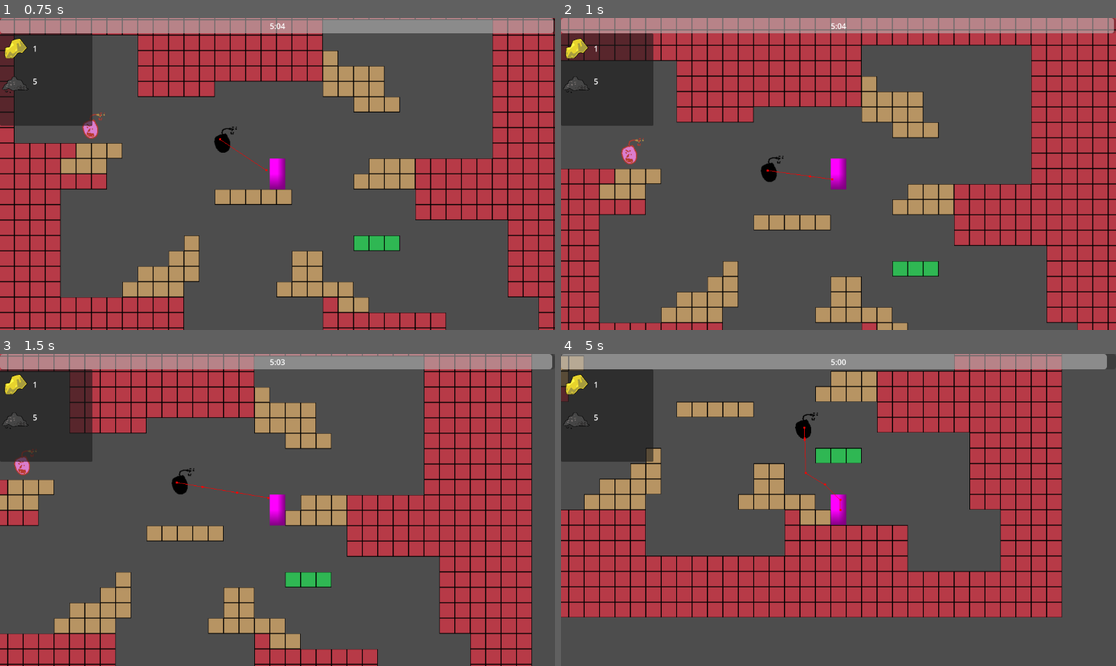
Above: before the commit, frames 1-4 (two rows, left to right).
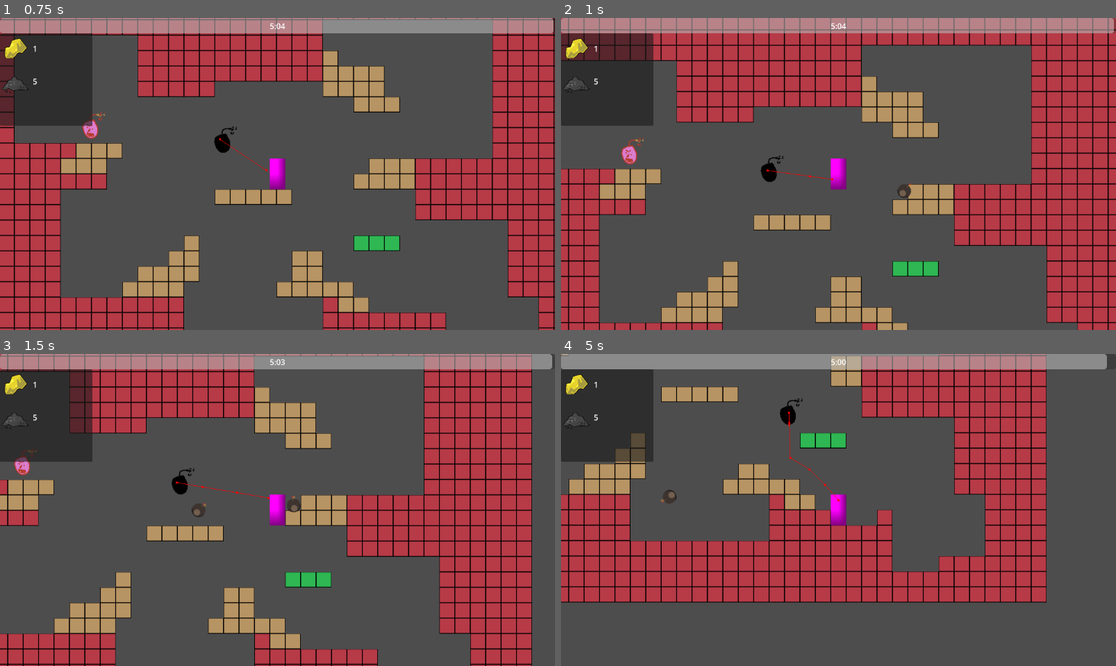
Above: after the commit, the same moments.

Repository: DevFTB/LD57
Game: Godot game, scene res://game.tscn
The game is run twice, just before and just after one commit, with the same random seed, the same clock (stepped at 60 frames per second) and the same inputs.
Inputs (mouse positions are in pixels of both pictures, inside the frame that each line leads up to):
- Up to frame 1 (0.75 s): move the mouse to (399, 158) at 0.52 s; hold D (move_right) from 0.53 s (still down); tap E (interact) at 0.6 s
- Up to frame 2 (1 s): keep holding D (move_right); tap W (jump) at 0.77 s; click (960, 158) at 0.8 s
- Up to frame 3 (1.5 s): keep holding D (move_right); move the mouse to (166, 525) at 1.27 s; click (166, 525) at 1.35 s
- Up to frame 4 (5 s): tap W (jump) at 1.52, 3.02, 3.77, 4.52 s; tap E (interact) at 1.55, 2.1, 3.05, 3.6, 4.55 s; move the mouse to (894, 441) at 2.02 s; release D (move_right) at 2.03 s; hold A (move_left) 2.03-2.78 s; click (894, 441) at 2.3 s; move the mouse to (810, 572) at 2.77 s; hold D (move_right) 2.78-4.28 s; click (810, 572) at 2.85 s; move the mouse to (1005, 556) at 3.52 s; click (1005, 556) at 3.8 s; move the mouse to (672, 463) at 4.27 s; hold A (move_left) from 4.28 s (still down); click (672, 463) at 4.35 s

Frame 1 is identical in both runs. In frame 2, less than 0.1% of the frame differs, in the area x 60-64%, y 53-58%; in frame 3, 0.2%; in frame 4, 19%, in the area x 0-91%, y 0-85%.

Commit message:
added throwable bombs

Diff:
--- a/entities/player/player.gd
+++ b/entities/player/player.gd
@@ -1,12 +1,36 @@
 extends GroundedCharacterController
 class_name Player
 
+class ThrowInitiatedEventData:
+    var position: Vector2
+    var impulse: Vector2
+    var bomb_scene: PackedScene
+
+
 signal interacted
+signal throw_initiated(data: ThrowInitiatedEventData)
+
+const THROWABLE_BOMB := preload("uid://do0g7votir2b4")
+
+@export var throw_force_curve: Curve
 
 @onready var inventory_component: InventoryComponent = $InventoryComponent
 
 func _physics_process(delta: float) -> void:
-	super._physics_process(delta)
+    super._physics_process(delta)
 
-	if Input.is_action_just_pressed("interact"):
-		interacted.emit()
+    if Input.is_action_just_pressed("interact"):
+        interacted.emit()
+
+    if Input.is_action_just_pressed("throw"):
+        initiate_throw()
+
+func initiate_throw() -> void:
+    var direction := global_position.direction_to(get_global_mouse_position())
+
+    var data := ThrowInitiatedEventData.new()
+    data.position = global_position
+    data.impulse = direction.normalized() * throw_force_curve.sample_baked(1.0)
+    data.bomb_scene = THROWABLE_BOMB
+
+    throw_initiated.emit(data)
--- a/entities/player/player.tscn
+++ b/entities/player/player.tscn
@@ -1,8 +1,13 @@
-[gd_scene load_steps=6 format=3 uid="uid://be4tedtvsf8on"]
+[gd_scene load_steps=7 format=3 uid="uid://be4tedtvsf8on"]
 
 [ext_resource type="Script" uid="uid://uex2tapn1k1y" path="res://entities/player/player.gd" id="1_merdl"]
 [ext_resource type="Script" uid="uid://3o156l3yjpoa" path="res://entities/player/inventory_component.gd" id="2_sglur"]
 [ext_resource type="Resource" uid="uid://ctoa5b8j1n1x3" path="res://entities/player/player_inventory.tres" id="3_sglur"]
+
+[sub_resource type="Curve" id="Curve_sglur"]
+_limits = [10.0, 1000.0, 0.0, 1.0]
+_data = [Vector2(0, 10), 0.0, 0.0, 0, 0, Vector2(1, 1000), 0.0, 0.0, 0, 0]
+point_count = 2
 
 [sub_resource type="PlaceholderTexture2D" id="PlaceholderTexture2D_mwb40"]
 
@@ -11,7 +16,9 @@
 height = 63.0
 
 [node name="Player" type="CharacterBody2D"]
+collision_layer = 2
 script = ExtResource("1_merdl")
+throw_force_curve = SubResource("Curve_sglur")
 
 [node name="Sprite2D" type="Sprite2D" parent="."]
 position = Vector2(-4.76837e-07, 0)
--- /dev/null
+++ b/entities/throwables/bomb/throwable_bomb.gd
@@ -0,0 +1,25 @@
+extends RigidBody2D
+class_name ThrowableBomb
+
+signal exploded
+
+@export var explosion_radius: int = 1
+
+@onready var animation_player: AnimationPlayer = $AnimationPlayer
+
+@onready var explosion_timer: Timer = $ExplosionTimer
+
+func _ready() -> void:
+#    body_entered.connect(_on_body_entered)
+    explosion_timer.timeout.connect(explode)
+    explosion_timer.start()
+
+# func _on_body_entered(body: Node2D) -> void:
+#     if body is TileMapLayer:
+#         #var tilemap := body as TileMapLayer
+#         explode()
+#     pass
+
+func explode() -> void:
+    exploded.emit()
+    animation_player.play("explode")
--- /dev/null
+++ b/entities/throwables/bomb/throwable_bomb.tscn
@@ -0,0 +1,77 @@
+[gd_scene load_steps=7 format=3 uid="uid://do0g7votir2b4"]
+
+[ext_resource type="Script" uid="uid://cn3mhruacmrcu" path="res://entities/throwables/bomb/throwable_bomb.gd" id="1_0uh64"]
+[ext_resource type="Texture2D" uid="uid://c0nbm2a4tsd3w" path="res://entities/throwables/bomb/throwable_bomb.png" id="1_8r0un"]
+
+[sub_resource type="CircleShape2D" id="CircleShape2D_j5wjh"]
+
+[sub_resource type="Animation" id="Animation_0uh64"]
+resource_name = "explode"
+tracks/0/type = "method"
+tracks/0/imported = false
+tracks/0/enabled = true
+tracks/0/path = NodePath(".")
+tracks/0/interp = 1
+tracks/0/loop_wrap = true
+tracks/0/keys = {
+"times": PackedFloat32Array(1),
+"transitions": PackedFloat32Array(1),
+"values": [{
+"args": [],
+"method": &"queue_free"
+}]
+}
+tracks/1/type = "value"
+tracks/1/imported = false
+tracks/1/enabled = true
+tracks/1/path = NodePath(".:visible")
+tracks/1/interp = 1
+tracks/1/loop_wrap = true
+tracks/1/keys = {
+"times": PackedFloat32Array(0),
+"transitions": PackedFloat32Array(1),
+"update": 1,
+"values": [false]
+}
+
+[sub_resource type="Animation" id="Animation_o053b"]
+length = 0.001
+tracks/0/type = "value"
+tracks/0/imported = false
+tracks/0/enabled = true
+tracks/0/path = NodePath(".:visible")
+tracks/0/interp = 1
+tracks/0/loop_wrap = true
+tracks/0/keys = {
+"times": PackedFloat32Array(0),
+"transitions": PackedFloat32Array(1),
+"update": 1,
+"values": [true]
+}
+
+[sub_resource type="AnimationLibrary" id="AnimationLibrary_o053b"]
+_data = {
+&"RESET": SubResource("Animation_o053b"),
+&"explode": SubResource("Animation_0uh64")
+}
+
+[node name="ThrowableBomb" type="RigidBody2D"]
+collision_layer = 16
+contact_monitor = true
+max_contacts_reported = 1
+script = ExtResource("1_0uh64")
+explosion_radius = 2
+
+[node name="CollisionShape2D" type="CollisionShape2D" parent="."]
+shape = SubResource("CircleShape2D_j5wjh")
+
+[node name="Sprite2D" type="Sprite2D" parent="."]
+texture = ExtResource("1_8r0un")
+
+[node name="AnimationPlayer" type="AnimationPlayer" parent="."]
+libraries = {
+&"": SubResource("AnimationLibrary_o053b")
+}
+
+[node name="ExplosionTimer" type="Timer" parent="."]
+one_shot = true
--- a/game.tscn
+++ b/game.tscn
@@ -3,6 +3,7 @@
 [ext_resource type="PackedScene" uid="uid://be4tedtvsf8on" path="res://entities/player/player.tscn" id="1_80nbo"]
 [ext_resource type="Script" uid="uid://bmkwbjas0ep82" path="res://systems/moab/moab_explosion_system.gd" id="1_j5wjh"]
 [ext_resource type="TileSet" uid="uid://ci0bxhrhedi27" path="res://world/tileset/test_tileset.tres" id="2_e2o6t"]
+[ext_resource type="Script" uid="uid://dxicxe0tvx28m" path="res://world.gd" id="2_hve3p"]
 [ext_resource type="Script" uid="uid://b2x8g2xixii70" path="res://ui/inventory_control.gd" id="3_feb5d"]
 [ext_resource type="Resource" uid="uid://ctoa5b8j1n1x3" path="res://entities/player/player_inventory.tres" id="4_7jktm"]
 [ext_resource type="PackedScene" uid="uid://caoy1avvlxhx0" path="res://ui/test_inventory_item_control.tscn" id="4_fc0e3"]
@@ -25,6 +26,7 @@
 bomb_timer_starting_value = 305.0
 
 [node name="World" type="Node2D" parent="."]
+script = ExtResource("2_hve3p")
 
 [node name="Player" parent="World" groups=["player"] instance=ExtResource("1_80nbo")]
 collision_layer = 2
--- a/project.godot
+++ b/project.godot
@@ -63,3 +63,4 @@
 2d_physics/layer_2="player"
 2d_physics/layer_3="enemy"
 2d_physics/layer_4="trigger"
+2d_physics/layer_5="bomb"
--- /dev/null
+++ b/world.gd
@@ -0,0 +1,34 @@
+extends Node2D
+
+@onready var player: Player = $Player
+@onready var tilemap: TileMapLayer = $TileMapLayer
+
+func _ready() -> void:
+	player.throw_initiated.connect(_spawn_bomb_with_velocity)
+
+
+func _spawn_bomb_with_velocity(data: Player.ThrowInitiatedEventData) -> void:
+	var new_bomb := data.bomb_scene.instantiate() as ThrowableBomb
+
+	add_child(new_bomb)
+	new_bomb.global_position = data.impulse.normalized() * 30 + data.position
+	new_bomb.apply_central_impulse(data.impulse)
+
+	new_bomb.exploded.connect(_on_bomb_exploded.bind(new_bomb))
+	print(data.impulse)
+
+func _on_bomb_exploded(bomb: ThrowableBomb) -> void:
+	var map_position_of_explosion = tilemap.local_to_map(bomb.global_position)
+	var top_left = map_position_of_explosion - Vector2i.ONE * bomb.explosion_radius
+	var bottom_right = map_position_of_explosion + Vector2i.ONE * bomb.explosion_radius
+
+	var explosion_tiles: Array[Vector2i] = []
+	for x: int in range(top_left.x, bottom_right.x + 1):
+		for y: int in range(top_left.y, bottom_right.y + 1):
+			var distance: float = pow((x - map_position_of_explosion.x), 2) + pow(y - map_position_of_explosion.y, 2)
+			prints(x, y, distance, map_position_of_explosion)
+			if distance < pow(bomb.explosion_radius, 2) - 1.0:
+				explosion_tiles.append(Vector2i(x, y))
+
+	for tile in explosion_tiles:
+		tilemap.set_cell(tile)
Not shown, added: entities/throwables/bomb/throwable_bomb.gd.uid
Binary file added: entities/throwables/bomb/throwable_bomb.png
Not shown, added: entities/throwables/bomb/throwable_bomb.png.import
Not shown, added: world.gd.uid
